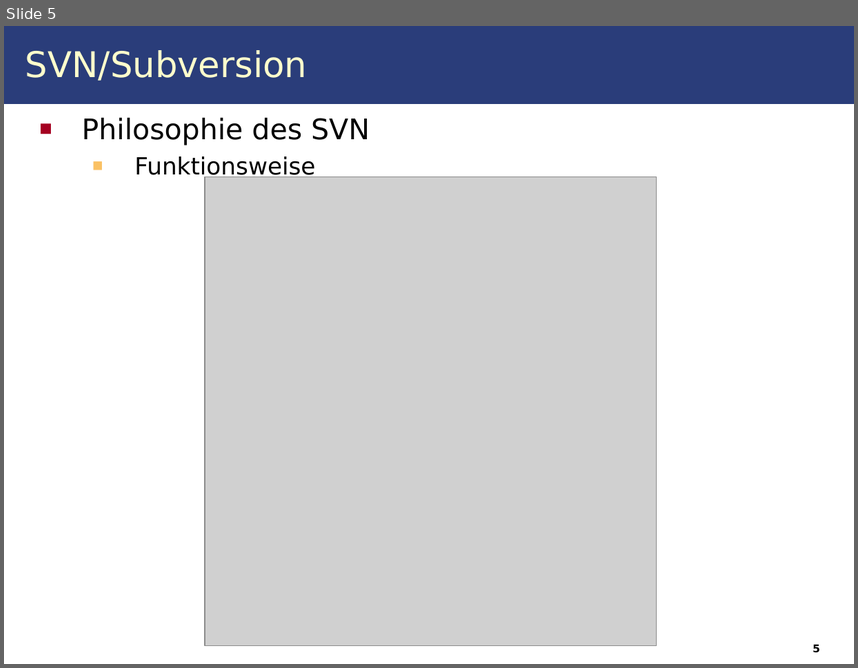
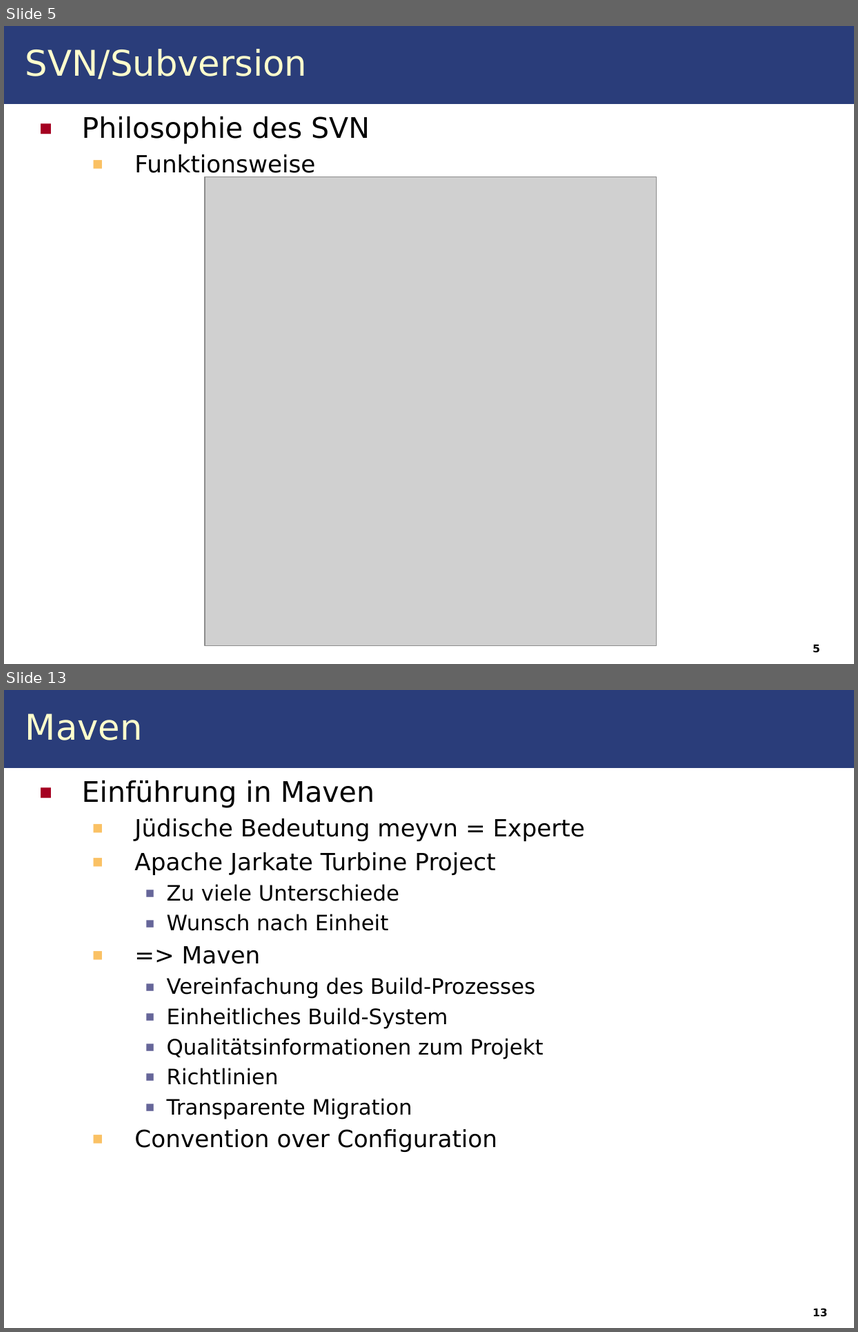
Before and after one commit to IAAS/decidr, a slide deck: seminars/at/Seminar.ppt. Shown one above the other, each under a label of ours: slide 5 before the commit, slides 5 and 13 after it; the slides between them are not shown. The pictures are 858x668 and 858x1332 pixels, drawn with LibreOffice and Linux fonts; fonts in the diff are those of the drawing; grey boxes stand for pictures. Boxes give left, top, right and bottom in pixels: in the first picture for what was removed or moved away, otherwise in the second. Text is boxed around its words. In the diff, an @@ line names an element or a change of style, - is before the commit and + after.

```diff
--- a/seminars/at/Seminar.ppt
+++ b/seminars/at/Seminar.ppt
@@ slide 13 added at <box>4,690,854,1328</box>, background #FFFFFF; not listed: 1 template element that a slide beside it also shows @@
@@ title added at <box>25,713,143,740</box>, 30 pt, text #FFFFCC @@
+Maven
@@ text added at <box>82,780,585,1152</box>, 18 pt, text #000000 @@
+■ Einführung in Maven
+  ■ Jüdische Bedeutung meyvn = Experte
+  ■ Apache Jarkate Turbine Project
+    ■ Zu viele Unterschiede
+    ■ Wunsch nach Einheit
+  ■ => Maven
+    ■ Vereinfachung des Build-Prozesses
+    ■ Einheitliches Build-System
+    ■ Qualitätsinformationen zum Projekt
+    ■ Richtlinien
+    ■ Transparente Migration
+  ■ Convention over Configuration
@@ page number added at <box>813,1308,827,1317</box>, 9 pt, text #000000, bold @@
+13
@@ slide 5 changed as well @@
@@ title "SVN/Subversion" at <box>25,49,308,79</box>: line spacing 1 to 0.97 @@
@@ text "Philosophie des SVN" at <box>82,116,370,178</box>: line spacing 1 to 0.97 @@
```
Also in this commit, not shown: 5 other slides changed, 13 other slides added, 9 other files.
